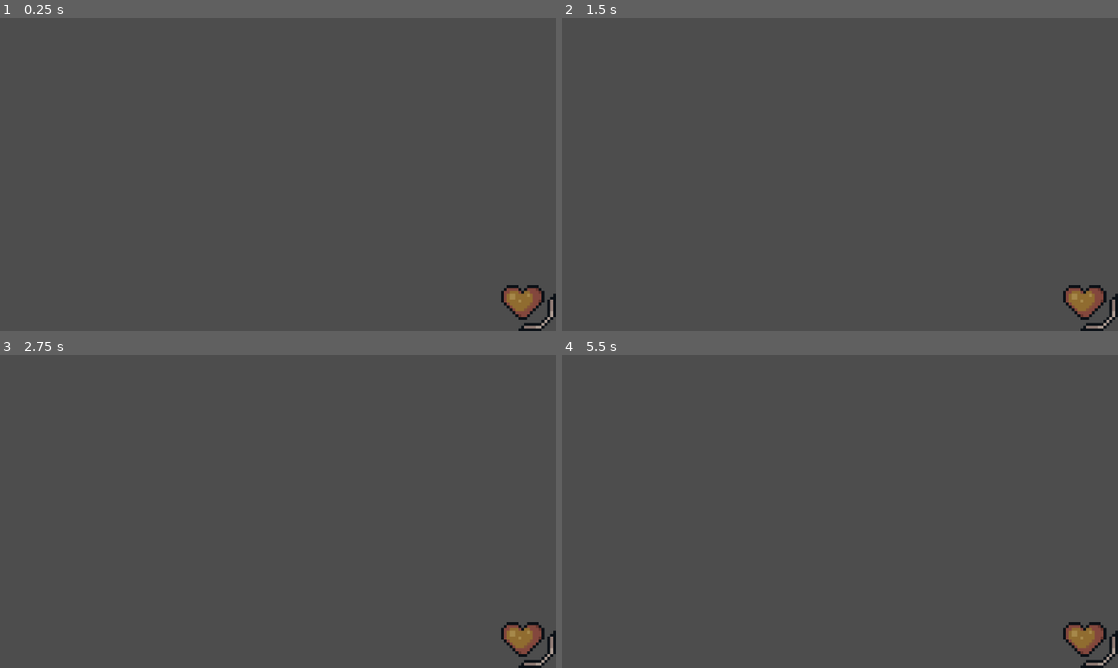
Above: before the commit, frames 1-4 (two rows, left to right).
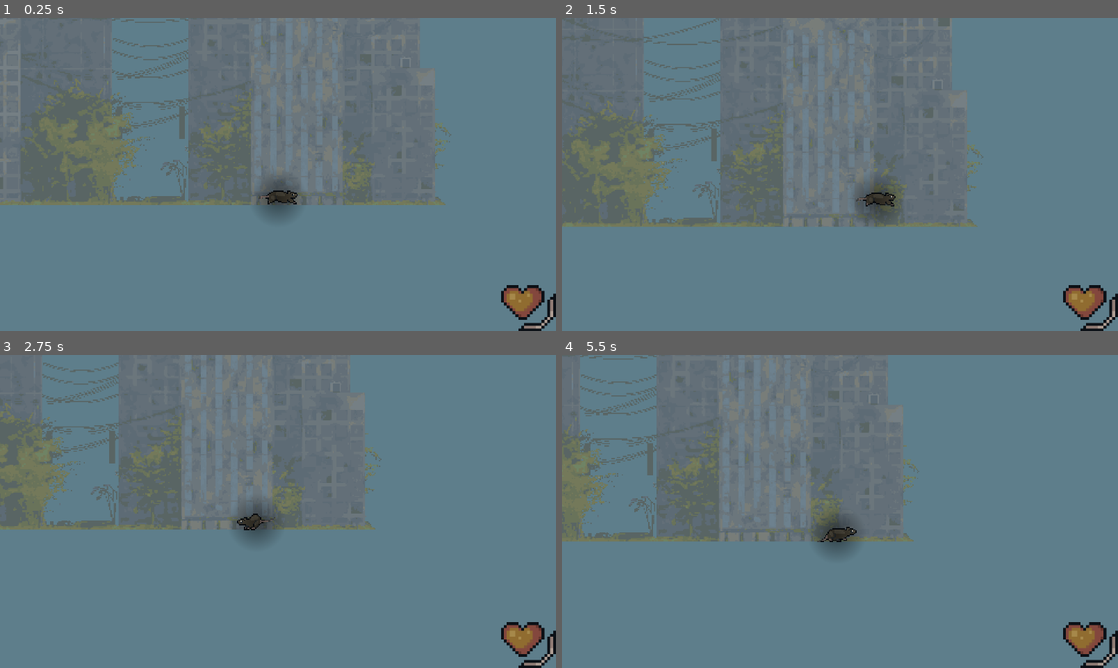
Above: after the commit, the same moments.

Repository: Kickblip/GDA-JAM
Game: Godot game, scene res://Scenes/level_1.tscn
Two runs of this game, one before a commit and one after it. Both use one fixed random seed, a clock stepped at 60 frames per second and the inputs below. This scene is started directly instead of the project's main scene.
Inputs:
- Up to frame 1 (0.25 s): no input
- Up to frame 2 (1.5 s): hold D (right) from 0.53 s (still down); tap F (interact) at 0.6, 1.35 s; tap Space (jump) at 0.77 s
- Up to frame 3 (2.75 s): tap Space (jump) at 1.52 s; release D (right) at 2.03 s; hold A (left) from 2.03 s (still down); tap F (interact) at 2.1 s
- Up to frame 4 (5.5 s): release A (left) at 2.78 s; hold D (right) 2.78-4.28 s; tap F (interact) every 0.75 s from 2.85 to 5.1 s; tap Space (jump) at 3.02, 3.77, 4.52 s; hold A (left) 4.28-5.03 s; hold D (right) from 5.03 s (still down)

The runs differ from the first frame. In frame 1, 93% of the frame differs, in the area x 0-100%, y 0-100%; in frame 2, 93%; in frame 3, 95%; in frame 4, 96%.

Commit message:
Add very experimental city parallax
Rendered out a city 3d scene from blender, and am experimenting with how it looks as a background in-game

Diff:
--- a/Objects/ui_level_select.gd
+++ b/Objects/ui_level_select.gd
@@ -23,3 +23,7 @@
 			background.size.x += 500*delta
 		if !open:
 			open = true
+
+
+func _on_button_pressed():
+	get_tree().change_scene_to_file("res://Scenes/level_1.tscn")
--- a/Objects/ui_level_select.tscn
+++ b/Objects/ui_level_select.tscn
@@ -38,3 +38,15 @@
 patch_margin_bottom = 32
 axis_stretch_horizontal = 2
 axis_stretch_vertical = 2
+
+[node name="Button" type="Button" parent="."]
+layout_mode = 0
+offset_left = 648.0
+offset_top = 645.0
+offset_right = 1194.0
+offset_bottom = 800.0
+theme = ExtResource("1_w1ps2")
+theme_override_font_sizes/font_size = 146
+text = "LEVEL 1"
+
+[connection signal="pressed" from="Button" to="." method="_on_button_pressed"]
--- a/Scenes/level_1.tscn
+++ b/Scenes/level_1.tscn
@@ -1,16 +1,29 @@
-[gd_scene load_steps=6 format=3 uid="uid://da236sjk3i0d7"]
+[gd_scene load_steps=9 format=3 uid="uid://da236sjk3i0d7"]
 
 [ext_resource type="Script" path="res://Scripts/camera.gd" id="1_bra2u"]
 [ext_resource type="PackedScene" uid="uid://dwpd2db14eq0y" path="res://Objects/player.tscn" id="2_oxfjw"]
 [ext_resource type="PackedScene" uid="uid://sgnhpcdhgkfh" path="res://Objects/ui_level_select.tscn" id="3_y6ym0"]
 [ext_resource type="PackedScene" uid="uid://d33mivdhnrmys" path="res://Objects/ui_inventory.tscn" id="4_cq2aw"]
 [ext_resource type="PackedScene" uid="uid://dg8mlgymg55mv" path="res://Objects/ui_hud.tscn" id="5_d23pt"]
+[ext_resource type="Texture2D" uid="uid://bphyin01ogel4" path="res://Sprites/city_background.png" id="6_2hmqn"]
+[ext_resource type="Script" path="res://Scenes/parallax.gd" id="7_0doch"]
+
+[sub_resource type="RectangleShape2D" id="RectangleShape2D_6osho"]
+size = Vector2(1969, 20)
 
 [node name="level_1" type="Node2D"]
 
 [node name="Camera2D" type="Camera2D" parent="."]
 zoom = Vector2(4, 4)
 script = ExtResource("1_bra2u")
+
+[node name="ColorRect" type="ColorRect" parent="Camera2D"]
+offset_left = -271.0
+offset_top = -158.0
+offset_right = -171.0
+offset_bottom = -58.0
+scale = Vector2(5.96175, 4.66005)
+color = Color(0.368627, 0.494118, 0.545098, 1)
 
 [node name="player" parent="." instance=ExtResource("2_oxfjw")]
 z_index = 100
@@ -27,3 +40,20 @@
 
 [node name="Darkness" type="CanvasModulate" parent="."]
 color = Color(0.188235, 0.188235, 0.188235, 1)
+
+[node name="DirectionalLight2D" type="DirectionalLight2D" parent="."]
+blend_mode = 2
+height = 1.0
+
+[node name="StaticBody2D" type="StaticBody2D" parent="."]
+position = Vector2(357, 290)
+
+[node name="CollisionShape2D" type="CollisionShape2D" parent="StaticBody2D"]
+position = Vector2(241.5, 0)
+shape = SubResource("RectangleShape2D_6osho")
+
+[node name="Sprite2D" type="Sprite2D" parent="."]
+modulate = Color(1, 1, 1, 0.666667)
+position = Vector2(358, 24)
+texture = ExtResource("6_2hmqn")
+script = ExtResource("7_0doch")
--- a/Scenes/level_home.tscn
+++ b/Scenes/level_home.tscn
@@ -138,7 +138,7 @@
 [sub_resource type="ShaderMaterial" id="ShaderMaterial_5k0qd"]
 shader = ExtResource("7_v2kty")
 shader_parameter/scale = Vector2(13.2695, 1.04)
-shader_parameter/y_zoom = 0.943874
+shader_parameter/y_zoom = 3.36359
 shader_parameter/water_color = Color(0.121569, 0.443137, 0.4, 0.443137)
 shader_parameter/distortion_scale = Vector2(0.02, 0.5)
 shader_parameter/intensity = 0.01
@@ -154,6 +154,9 @@
 shader_parameter/line_color = Color(1, 1, 1, 1)
 shader_parameter/line_thickness = 1.0
 
+[sub_resource type="RectangleShape2D" id="RectangleShape2D_3io8d"]
+size = Vector2(62, 4)
+
 [node name="level_home" type="Node2D"]
 
 [node name="TileLower" type="TileMap" parent="."]
@@ -213,4 +216,18 @@
 
 [node name="ui_hud" parent="CanvasLayer" instance=ExtResource("16_tju2s")]
 
+[node name="OneWayCollision" type="StaticBody2D" parent="."]
+position = Vector2(442, 242)
+
+[node name="CollisionShape2D" type="CollisionShape2D" parent="OneWayCollision"]
+shape = SubResource("RectangleShape2D_3io8d")
+one_way_collision = true
+
+[node name="ColorRect" type="ColorRect" parent="OneWayCollision/CollisionShape2D"]
+offset_left = -31.0
+offset_top = -2.0
+offset_right = 9.0
+offset_bottom = 38.0
+scale = Vector2(1.5485, 0.116385)
+
 [connection signal="item_rect_changed" from="Water" to="Water" method="_on_item_rect_changed"]
--- /dev/null
+++ b/Scenes/parallax.gd
@@ -0,0 +1,9 @@
+extends Sprite2D
+
+@onready var cam = get_node("../Camera2D")
+
+func _ready():
+	pass # Replace with function body.
+
+func _process(delta):
+	position.x = cam.position.x/1.4
--- a/Scripts/camera.gd
+++ b/Scripts/camera.gd
@@ -4,7 +4,7 @@
 var lerpFactor = 4.8;
 
 func _ready():
-	target = get_node("/root/level_home/player")
+	target = get_node("../player")
 	print("player found: " + str(target))
 	if target != null:
 		position = target.position
--- a/Scripts/player.gd
+++ b/Scripts/player.gd
@@ -45,6 +45,9 @@
 func _process(delta):
 	#if Input.is_action_just_pressed("escape"):
 	#	hp -= 10
+
+	if is_on_floor() && Input.is_action_pressed("down"):
+		position.y += 1
 
 	if canMove:
 		hVel = 0-int(Input.is_action_pressed("left"))+int(Input.is_action_pressed("right"))
--- a/project.godot
+++ b/project.godot
@@ -63,6 +63,11 @@
 "events": [Object(InputEventKey,"resource_local_to_scene":false,"resource_name":"","device":-1,"window_id":0,"alt_press …(182 unchanged characters)…
 ]
 }
+down={
+"deadzone": 0.5,
+"events": [Object(InputEventKey,"resource_local_to_scene":false,"resource_name":"","device":-1,"window_id":0,"alt_pressed":false,"shift_pressed":false,"ctrl_pressed":false,"meta_pressed":false,"pressed":false,"keycode":0,"physical_keycode":83,"key_label":0,"unicode":115,"echo":false,"script":null)
+]
+}
 
 [rendering]
 
Not shown: 1 places in Scenes/level_home.tscn that only renumber resources
Binary file added: Sprites/city_background.png
Not shown, added: Sprites/city_background.png.import
